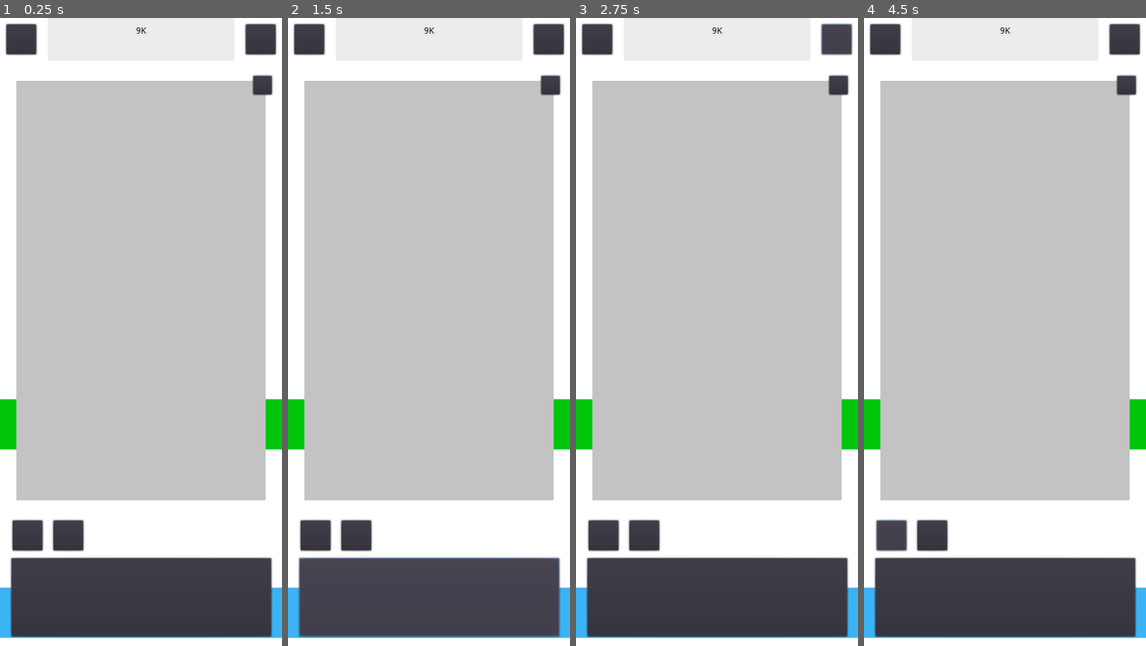
Above: before the commit, frames 1-4 (left to right).
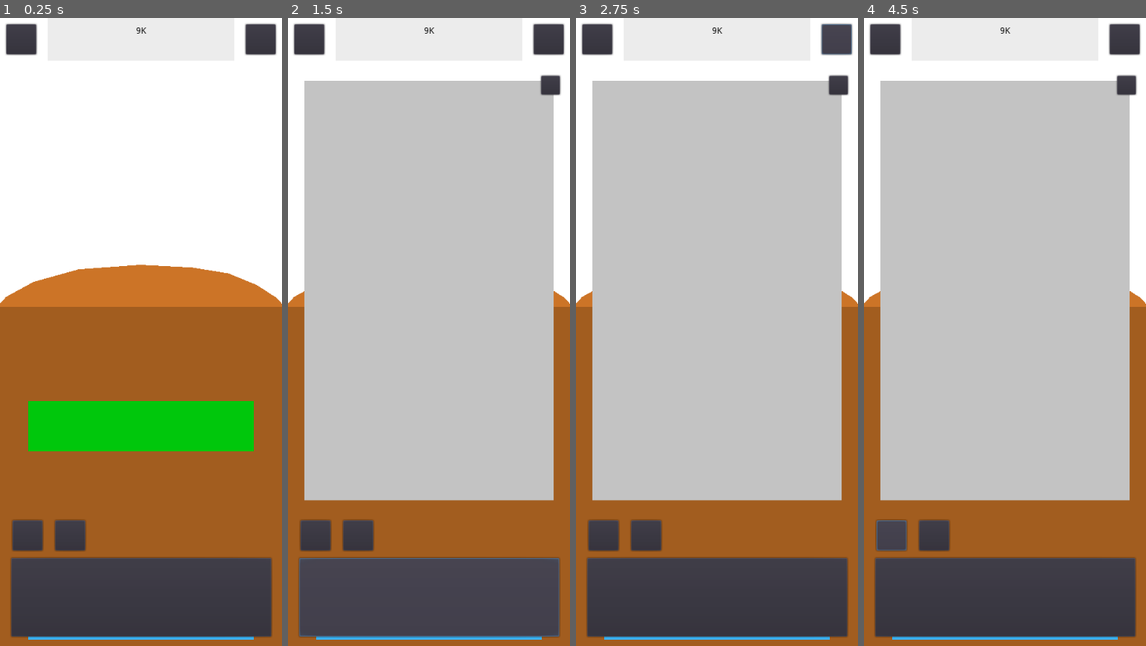
Above: after the commit, the same moments.

Repository: luan-2rq/super-plants
Game: Godot game, scene res://Game/Cenas/Main.tscn
Two runs of this game, one before a commit and one after it. Both use one fixed random seed, a clock stepped at 60 frames per second and the inputs below.
Inputs (mouse positions are in pixels of both pictures, inside the frame that each line leads up to; where the layout moved, square brackets give the same spot in the first picture):
- Up to frame 1 (0.25 s): no input
- Up to frame 2 (1.5 s): click (316, 532) at 0.5 s; click (429, 595) at 1.25 s
- Up to frame 3 (2.75 s): click (835, 36) at 2 s
- Up to frame 4 (4.5 s): click (934, 532) [931, 532] at 2.75 s; click (1123, 36) at 3.5 s; click (892, 532) at 4.25 s

The runs differ from the first frame. In frame 1, 74% of the frame differs, in the area x 0-100%, y 9-100%; in frame 2, 14%; in frame 3, 14%; in frame 4, 14%.

Commit message:
Fixes in UI and checkpoints

Diff:
--- a/External/EventManager/Events.gd
+++ /dev/null
@@ -1,4 +0,0 @@
-extends Node
-
-#Data: max global point
-signal on_grow(data)
--- a/Game/Cenas/Main.tscn
+++ b/Game/Cenas/Main.tscn
@@ -11,8 +11,9 @@
 [ext_resource path="res://Game/Scripts/Checkpoints/CheckpointsConfig.gd" type="Script" id=9]
 [ext_resource path="res://Game/Scripts/Tree/RootManager.gd" type="Script" id=10]
 [ext_resource path="res://Game/Scripts/PlayerData.gd" type="Script" id=11]
-[ext_resource path="res://Game/Cenas/RootsScrollContainer2.gd" type="Script" id=12]
+[ext_resource path="res://Game/Scripts/Tree/PlantManager.gd" type="Script" id=12]
 [ext_resource path="res://Game/Prefabs/UpgradesPopup.tscn" type="PackedScene" id=13]
+[ext_resource path="res://Game/Scripts/PopupsController.gd" type="Script" id=14]
 
 [sub_resource type="Resource" id=6]
 script = ExtResource( 5 )
@@ -26,18 +27,21 @@
 position = 150.0
 color = Color( 0, 0.784314, 0.0509804, 1 )
 reward = 0
+tree_type = 1
 
 [sub_resource type="Resource" id=8]
 script = ExtResource( 8 )
 position = 450.0
 color = Color( 0.239216, 0.705882, 0.960784, 1 )
 reward = 0
+tree_type = 1
 
 [sub_resource type="Resource" id=9]
 script = ExtResource( 8 )
 position = 900.0
 color = Color( 0.396078, 0.388235, 0, 1 )
 reward = 0
+tree_type = 1
 
 [sub_resource type="Resource" id=10]
 script = ExtResource( 9 )
@@ -57,24 +61,28 @@
 [node name="Main" type="CanvasLayer" parent="."]
 script = ExtResource( 2 )
 
-[node name="Background" type="ColorRect" parent="Main"]
-anchor_right = 1.0
-anchor_bottom = 1.0
+[node name="BackgroundPlant" type="ColorRect" parent="Main"]
+anchor_right = 1.0
+anchor_bottom = 0.46
+
+[node name="BackgroundRoot" type="ColorRect" parent="Main"]
+anchor_top = 0.46
+anchor_right = 1.0
+anchor_bottom = 1.0
+color = Color( 0.639216, 0.368627, 0.12549, 1 )
 
 [node name="PlantScrollContainer" type="ScrollContainer" parent="Main"]
 anchor_right = 1.0
 anchor_bottom = 0.457
 margin_right = 12.0
-margin_bottom = -3.05176e-05
+margin_bottom = 3.0
 mouse_filter = 1
 scroll_horizontal_enabled = false
-scroll_vertical = 100
 script = ExtResource( 12 )
 
 [node name="Control" type="Control" parent="Main/PlantScrollContainer"]
-margin_top = -1340.0
 margin_right = 450.0
-margin_bottom = 460.0
+margin_bottom = 1800.0
 rect_min_size = Vector2( 450, 1800 )
 mouse_filter = 1
 
@@ -88,16 +96,19 @@
 }
 
 [node name="Polygon2D3" type="Polygon2D" parent="Main/PlantScrollContainer/Control"]
-position = Vector2( 319.903, 1574 )
-scale = Vector2( 0.791842, 0.85964 )
-color = Color( 0.247059, 0.905882, 0.258824, 1 )
-polygon = PoolVector2Array( -467.143, 170, -425.59, 151.226, -375.075, 127.961, -319.508, 118.654, -260.153, 120.981, -94.2858, 167.143, -9.98659, 179.406, 44.2008, 180.308, 137.143, 164.286, 212.857, 147.143, 257.143, 147.143, 252.698, 260.574, -452.11, 261.737 )
+visible = false
+position = Vector2( 225, 1775 )
+scale = Vector2( 0.653057, 0.845773 )
+color = Color( 0.376471, 0.219608, 0.0784314, 1 )
+offset = Vector2( 101.172, -221.099 )
+polygon = PoolVector2Array( -496.237, 261.299, -474.799, 216.37, -453.362, 183.264, -424.268, 150.158, -375.075, 127.961, -319.508, 118.654, -260.153, 120.981, -94.2858, 167.143, -9.98659, 179.406, 44.2008, 180.308, 137.143, 164.286, 212.857, 147.143, 258.674, 150.158, 300.018, 174.987, 330.643, 206.911, 361.268, 245.928, 375.05, 267.211, 254.08, 264.846, -452.11, 261.737 )
 
 [node name="Polygon2D" type="Polygon2D" parent="Main/PlantScrollContainer/Control"]
-position = Vector2( 298.903, 1672.06 )
-scale = Vector2( 0.791124, 0.50202 )
-color = Color( 0.12549, 0.721569, 0.231373, 1 )
-polygon = PoolVector2Array( -357.719, 212.857, -304.63, 165.714, -216.148, 125.714, -96.0659, 111.429, 5.05609, 120, 75.8415, 138.571, 131.459, 175.714, 169.379, 215.714, 189.604, 258.832, -377.821, 250.864 )
+position = Vector2( 225.533, 1772 )
+scale = Vector2( 0.817729, 0.50202 )
+color = Color( 0.803922, 0.458824, 0.156863, 1 )
+offset = Vector2( 94.6793, -189.116 )
+polygon = PoolVector2Array( -357.719, 212.857, -304.63, 165.714, -216.148, 125.714, -96.0659, 111.429, 5.05609, 120, 75.8415, 138.571, 131.459, 175.714, 169.379, 215.714, 188.381, 248.874, -375.375, 244.891 )
 
 [node name="Plant" type="Node2D" parent="Main/PlantScrollContainer/Control"]
 position = Vector2( 224, 1750 )
@@ -119,9 +130,8 @@
 anchor_top = 0.463
 anchor_right = 1.0
 anchor_bottom = 1.0
-margin_top = -6.00003
+margin_top = -3.0
 margin_right = 12.0
-margin_bottom = -3.0
 mouse_filter = 1
 scroll_horizontal_enabled = false
 script = ExtResource( 10 )
@@ -137,7 +147,8 @@
 [node name="Root" type="Node2D" parent="Main/RootScrollContainer/Control"]
 position = Vector2( 225, 0 )
 script = ExtResource( 1 )
-stem_color = Color( 0.501961, 0.486275, 0.0196078, 1 )
+stem_color = Color( 0.188235, 0.141176, 0.0117647, 1 )
+tree_type = 1
 initial_branch_length = 400
 max_branch_length = 300.0
 initial_branch_count = 3
@@ -153,9 +164,11 @@
 mouse_filter = 2
 
 [node name="SettingsButton" type="Button" parent="UI/TopHUD"]
-margin_left = 10.0
+anchor_left = 0.129
+anchor_right = 0.129
+margin_left = -48.05
 margin_top = 10.0
-margin_right = 58.0
+margin_right = -0.0500031
 margin_bottom = 58.0
 rect_pivot_offset = Vector2( 30, -5 )
 
@@ -182,11 +195,11 @@
 script = ExtResource( 11 )
 
 [node name="ShopButton" type="Button" parent="UI/TopHUD"]
-anchor_left = 1.0
-anchor_right = 1.0
-margin_left = -58.0
+anchor_left = 0.871
+anchor_right = 0.871
+margin_left = 0.0499878
 margin_top = 10.0
-margin_right = -10.0
+margin_right = 48.05
 margin_bottom = 58.0
 rect_pivot_offset = Vector2( 30, -5 )
 
@@ -196,20 +209,24 @@
 mouse_filter = 2
 
 [node name="UpgradesButton" type="Button" parent="UI/BottomHUD"]
+anchor_left = 0.5
 anchor_top = 1.0
-anchor_bottom = 1.0
-margin_left = 20.0
+anchor_right = 0.5
+anchor_bottom = 1.0
+margin_left = -205.0
 margin_top = -200.0
-margin_right = 68.0
+margin_right = -157.0
 margin_bottom = -152.0
 rect_pivot_offset = Vector2( 30, -5 )
 
 [node name="MissionsButton" type="Button" parent="UI/BottomHUD"]
+anchor_left = 0.5
 anchor_top = 1.0
-anchor_bottom = 1.0
-margin_left = 85.0
+anchor_right = 0.5
+anchor_bottom = 1.0
+margin_left = -137.0
 margin_top = -200.0
-margin_right = 133.0
+margin_right = -89.0
 margin_bottom = -152.0
 rect_pivot_offset = Vector2( 30, -5 )
 
@@ -224,15 +241,18 @@
 margin_bottom = -15.0
 
 [node name="Popups" type="Control" parent="UI"]
-anchor_left = 0.058
+anchor_left = 0.3
 anchor_top = 0.1
-anchor_right = 0.942
+anchor_right = 0.7
 anchor_bottom = 0.768
-margin_left = -0.1
-margin_right = 0.0999756
+margin_left = -108.55
+margin_right = 109.0
 mouse_filter = 2
+script = ExtResource( 14 )
 
 [node name="UpgradesPopup" parent="UI/Popups" instance=ExtResource( 13 )]
+visible = false
+open_button_path = NodePath("../../BottomHUD/UpgradesButton")
 
 [node name="Viewport" type="Viewport" parent="."]
 size = Vector2( 900, 250 )
--- a/Game/Cenas/RootsScrollContainer2.gd
+++ /dev/null
@@ -1,11 +0,0 @@
-extends ScrollContainer
-
-
-# Declare member variables here. Examples:
-# var a = 2
-# var b = "text"
-
-
-# Called when the node enters the scene tree for the first time.
-func _ready():
-	scroll_vertical = 1800
--- a/Game/Prefabs/UpgradesPopup.tscn
+++ b/Game/Prefabs/UpgradesPopup.tscn
@@ -6,6 +6,7 @@
 anchor_right = 1.0
 anchor_bottom = 1.0
 script = ExtResource( 1 )
+close_button_path = NodePath("Background/CloseButton")
 
 [node name="Background" type="ColorRect" parent="."]
 anchor_right = 1.0
--- a/Game/Scripts/Checkpoints/Checkpoint.gd
+++ b/Game/Scripts/Checkpoints/Checkpoint.gd
@@ -11,6 +11,7 @@
 func _ready():
 	pass
 
-func _verify_checkpoint_achieved(max_point):
-	if max_point.y > get_global_position().y:
-		queue_free()
+func _verify_checkpoint_achieved(tree_type, max_point):
+	if tree_type == checkpoint_config.tree_type:
+		if max_point.y > rect_position.y:
+			queue_free()
--- a/Game/Scripts/Checkpoints/CheckpointConfig.gd
+++ b/Game/Scripts/Checkpoints/CheckpointConfig.gd
@@ -4,3 +4,4 @@
 export var position : float
 export var color : Color
 export var reward : int
+export(Enums.TreeType) var tree_type
--- a/Game/Scripts/Enums.gd
+++ b/Game/Scripts/Enums.gd
@@ -3,7 +3,5 @@
 
 var test : BigNumber
 
-enum Reward {
-	HC,
-	SC
-}
+enum Reward {HC, SC}
+enum TreeType {Plant, Root}
--- /dev/null
+++ b/Game/Scripts/Events.gd
@@ -0,0 +1,8 @@
+extends Node
+
+#Data: max global point
+signal on_grow(tree_type, focus_point)
+
+#Data:
+signal open_popup(data)
+signal close_popup(data)
--- /dev/null
+++ b/Game/Scripts/NonUIElementsCentralizer.gd
@@ -0,0 +1,13 @@
+extends ScrollContainer
+class_name NonUIElementsCentralizer
+
+onready var viewport = get_viewport()
+onready var children = $Control.get_children()
+
+func _process(delta):
+	children = $Control.get_children()
+	for child in children:
+		if child is Control:
+			child.rect_position.x = viewport.size.x / 2 - child.rect_size.x / 2
+		else:
+			child.global_position.x = viewport.size.x / 2
--- /dev/null
+++ b/Game/Scripts/PopupsController.gd
@@ -0,0 +1,20 @@
+extends Control
+
+var opened_popup : Node
+
+func _ready():
+	Events.connect('open_popup', self, '_on_open_popup')
+	Events.connect('close_popup', self, '_on_close_popup')
+
+func _on_open_popup(name):
+	for child in get_children():
+		if child.name == name:
+			if opened_popup != null:
+				opened_popup.visible = false
+			child.visible = true
+			opened_popup = child
+
+func _on_close_popup(name):
+	if opened_popup.name == name:
+		opened_popup.visible = false
+		opened_popup = null
--- a/Game/Scripts/Tree/NormalTreeNode.gd
+++ b/Game/Scripts/Tree/NormalTreeNode.gd
@@ -8,6 +8,7 @@
 export var max_depth : int = 100
 export(float, -3.14, 3.14) var angle_range : float = 1.5
 export var stem_color : Color
+export(Enums.TreeType) var tree_type
 
 export var ___ = 'Branches'
 export var step_length : int = 10
@@ -75,8 +76,8 @@
 			while i < active_branchs.size():
 				if active_branchs[i].branch_data.filled_percentage < 1:
 					var result : BranchPointsResult = active_branchs[i].grow(step_length, angle_range, initial_branch_direction, bounds)
-					if result.points[-1].y + active_branchs[i].global_position.y > max_point.y:
-						max_point = result.points[-1]  + active_branchs[i].global_position
+					if (result.points[-1].y * initial_branch_direction.y + active_branchs[i].global_position.y - tree.global_position.y) * initial_branch_direction.y > max_point.y:
+						max_point = ((result.points[-1] * initial_branch_direction.y)+ active_branchs[i].global_position - tree.global_position) * initial_branch_direction.y
 					if result.full_grown:
 						for child in active_branchs[i].children:
 							if child.branch_data.position_in_parent >= active_branchs[i].branch_data.filled_percentage:
@@ -104,8 +105,8 @@
 					branch_to_be_spawned.position = local_position
 					branch_parent.add_child(branch_to_be_spawned)
 					var result : BranchPointsResult = branch_to_be_spawned.grow(step_length, angle_range, initial_branch_direction, bounds)
-					if result.points[-1].y + branch_to_be_spawned.global_position.y > max_point.y:
-						max_point = result.points[-1] + branch_to_be_spawned.global_position
+					if (result.points[-1].y * initial_branch_direction.y + branch_to_be_spawned.global_position.y - tree.global_position.y) * initial_branch_direction.y > max_point.y:
+						max_point = ((result.points[-1] * initial_branch_direction.y)+ branch_to_be_spawned.global_position - tree.global_position) * initial_branch_direction.y
 
 					#Coloca na fila de spawn os filhos da branch spawnada
 					var branch_count = Random.range_int(1, max_branch_count)
@@ -129,7 +130,7 @@
 					i-=1
 					branchs_to_spawn_count -= 1
 				i+=1
-	Events.emit_signal("on_grow", max_point)
+	Events.emit_signal("on_grow", tree_type, max_point)
 
 func _on_Button_pressed():
 	grow_tree()
--- /dev/null
+++ b/Game/Scripts/Tree/PlantManager.gd
@@ -0,0 +1,15 @@
+extends NonUIElementsCentralizer
+class_name PlantManager
+
+var offset = 250
+onready var control = $Control
+
+func _ready():
+	var initial_scroll = control.rect_size.y - rect_size.y
+	set_deferred('scroll_vertical', initial_scroll)
+	Events.connect("on_grow", self, "_set_focus")
+
+func _set_focus(tree_type, focus_point):
+	if tree_type == Enums.TreeType.Plant:
+		print('Focus point: ' + str(control.rect_size.y - rect_size.y - int(focus_point.y)))
+		self.scroll_vertical = control.rect_size.y - rect_size.y - int(focus_point.y) + offset
--- a/Game/Scripts/Tree/RootManager.gd
+++ b/Game/Scripts/Tree/RootManager.gd
@@ -1,8 +1,11 @@
-extends ScrollContainer
+extends NonUIElementsCentralizer
 class_name RootManager
+
+var offset = 100
 
 func _ready():
 	Events.connect("on_grow", self, "_set_focus")
 
-func _set_focus(focus_point):
-	self.scroll_vertical = int(focus_point.y) - 450
+func _set_focus(tree_type, focus_point):
+	if tree_type == Enums.TreeType.Root:
+		self.scroll_vertical = int(focus_point.y) - offset
--- /dev/null
+++ b/Game/Scripts/Upgrades/UpgradeConfig.gd
@@ -0,0 +1,16 @@
+extends Node
+
+
+# Declare member variables here. Examples:
+# var a = 2
+# var b = "text"
+
+
+# Called when the node enters the scene tree for the first time.
+func _ready():
+	pass # Replace with function body.
+
+
+# Called every frame. 'delta' is the elapsed time since the previous frame.
+#func _process(delta):
+#	pass
--- /dev/null
+++ b/Game/Scripts/Upgrades/UpgradeData.gd
@@ -0,0 +1,16 @@
+extends Node
+
+
+# Declare member variables here. Examples:
+# var a = 2
+# var b = "text"
+
+
+# Called when the node enters the scene tree for the first time.
+func _ready():
+	pass # Replace with function body.
+
+
+# Called every frame. 'delta' is the elapsed time since the previous frame.
+#func _process(delta):
+#	pass
--- a/Game/Scripts/Upgrades/UpgradesController.gd
+++ b/Game/Scripts/Upgrades/UpgradesController.gd
@@ -1,4 +1,16 @@
 extends Control
 
+export var open_button_path : NodePath
+export var close_button_path : NodePath
+onready var open_button : Button = get_node(open_button_path)
+onready var close_button : Button = get_node(close_button_path)
+
 func _ready():
-	pass # Replace with function body.
+	open_button.connect('pressed', self, '_on_open')
+	close_button.connect('pressed', self, '_on_close')
+
+func _on_open():
+	Events.emit_signal('open_popup', name)
+
+func _on_close():
+	Events.emit_signal('close_popup', name)
--- /dev/null
+++ b/Game/Scripts/Upgrades/UpgradesData.gd
@@ -0,0 +1,16 @@
+extends Node
+
+
+# Declare member variables here. Examples:
+# var a = 2
+# var b = "text"
+
+
+# Called when the node enters the scene tree for the first time.
+func _ready():
+	pass # Replace with function body.
+
+
+# Called every frame. 'delta' is the elapsed time since the previous frame.
+#func _process(delta):
+#	pass
--- a/project.godot
+++ b/project.godot
@@ -64,10 +64,20 @@
 "language": "GDScript",
 "path": "res://Game/Scripts/Tree/Leaf.gd"
 }, {
+"base": "ScrollContainer",
+"class": "NonUIElementsCentralizer",
+"language": "GDScript",
+"path": "res://Game/Scripts/NonUIElementsCentralizer.gd"
+}, {
 "base": "Node2D",
 "class": "NormalTreeNode",
 "language": "GDScript",
 "path": "res://Game/Scripts/Tree/NormalTreeNode.gd"
+}, {
+"base": "NonUIElementsCentralizer",
+"class": "PlantManager",
+"language": "GDScript",
+"path": "res://Game/Scripts/Tree/PlantManager.gd"
 }, {
 "base": "RichTextLabel",
 "class": "PlayerData",
@@ -79,7 +89,7 @@
 "language": "GDScript",
 "path": "res://Game/Scripts/RayCast2DDraw.gd"
 }, {
-"base": "ScrollContainer",
+"base": "NonUIElementsCentralizer",
 "class": "RootManager",
 "language": "GDScript",
 "path": "res://Game/Scripts/Tree/RootManager.gd"
@@ -96,7 +106,9 @@
 "CheckpointsConfig": "",
 "Enums": "",
 "Leaf": "",
+"NonUIElementsCentralizer": "",
 "NormalTreeNode": "",
+"PlantManager": "",
 "PlayerData": "",
 "RayCast2DDraw": "",
 "RootManager": ""
@@ -111,13 +123,15 @@
 [autoload]
 
 Random="*res://Game/Scripts/Random.gd"
-Events="*res://External/EventManager/Events.gd"
+Events="*res://Game/Scripts/Events.gd"
 
 [display]
 
 window/size/width=450
 window/size/height=1000
 window/handheld/orientation="portrait"
+window/stretch/mode="viewport"
+window/stretch/aspect="expand"
 
 [gui]
 
Not shown: 1 places in Game/Cenas/Main.tscn that only renumber resources
